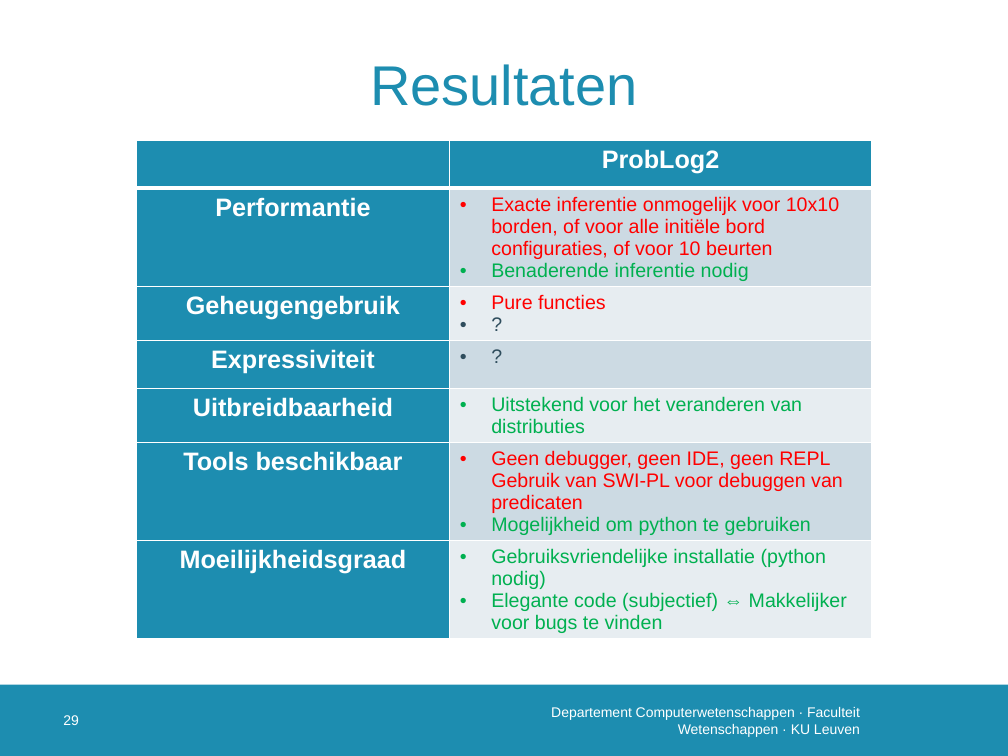
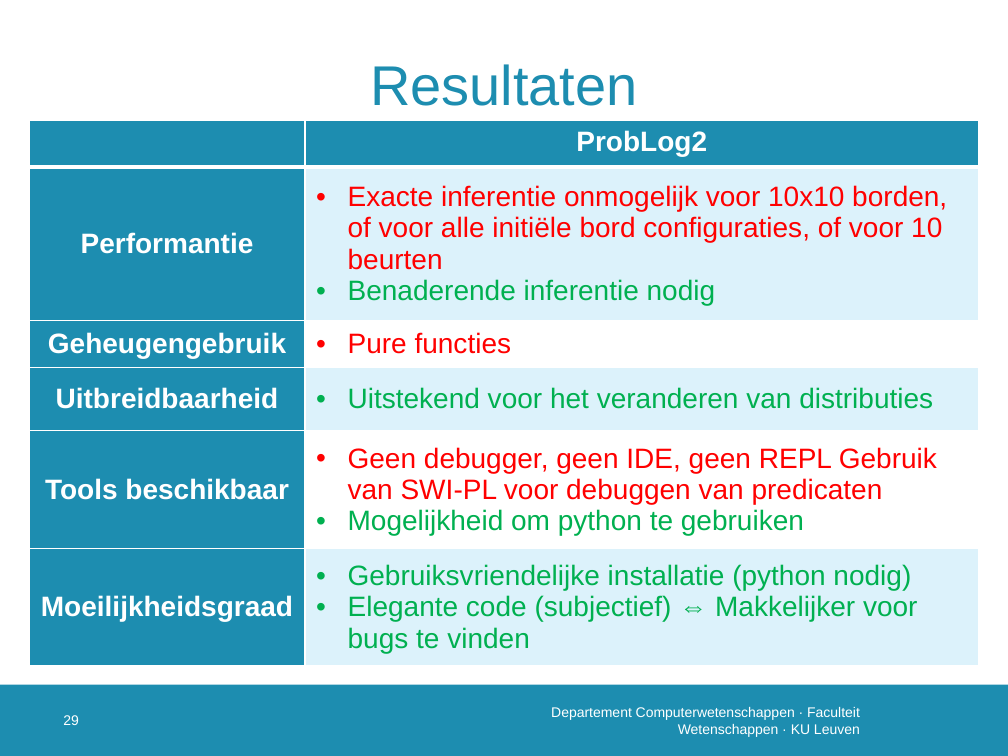
Before and after one commit to susverwimp/T208-Probabilistic-Programming-A-Case-Study, a slide deck: slide 30 of thesis/presentations/2 second/secondv2.pptx. Drawn at 1008x756 pixels with LibreOffice and Linux fonts; fonts in the diff are those of the drawing; background and template pictures are left out. Boxes give left, top, right and bottom in pixels: in the first picture for what was removed or moved away, otherwise in the second. Text is boxed around its words. In the diff, an @@ line names an element or a change of style, - is before the commit and + after.

Commit message:
Good version of presentation

```diff
--- a/thesis/presentations/2 second/secondv2.pptx
+++ b/thesis/presentations/2 second/secondv2.pptx
@@ table at (29,120,978,666) @@
-row 3: Geheugengebruik | Pure functies / ?
-row 4: Expressiviteit | ?
+row 3: Geheugengebruik | Pure functies
@@ table: place and size @@
-table at (136,140,872,662)
+table at (29,120,978,666)
```
Also in this commit, not shown: 1 other slide changed.
